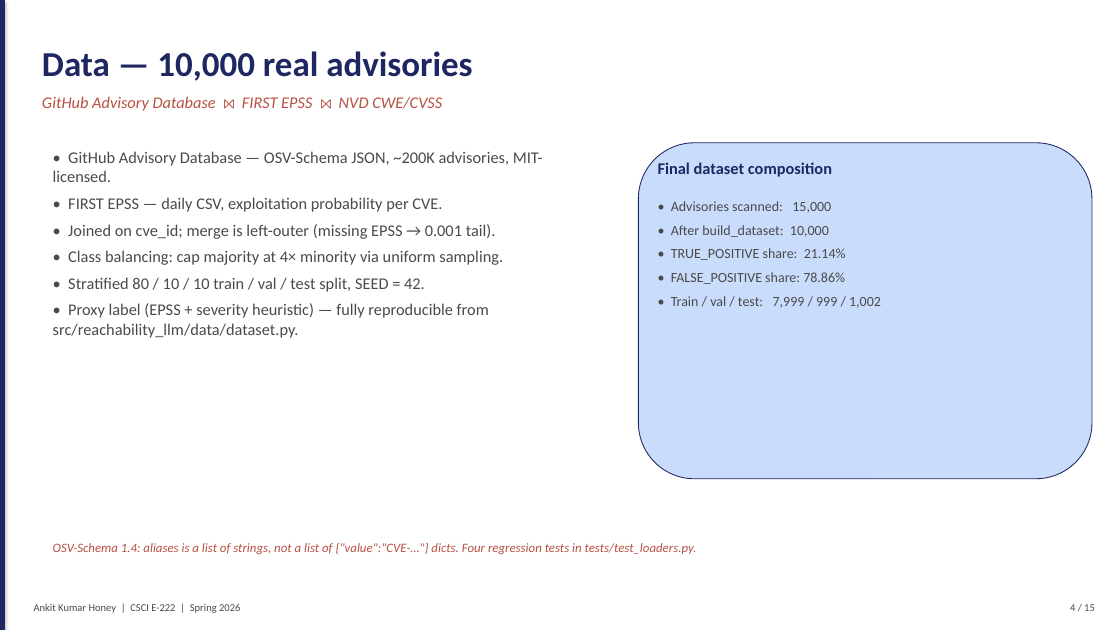
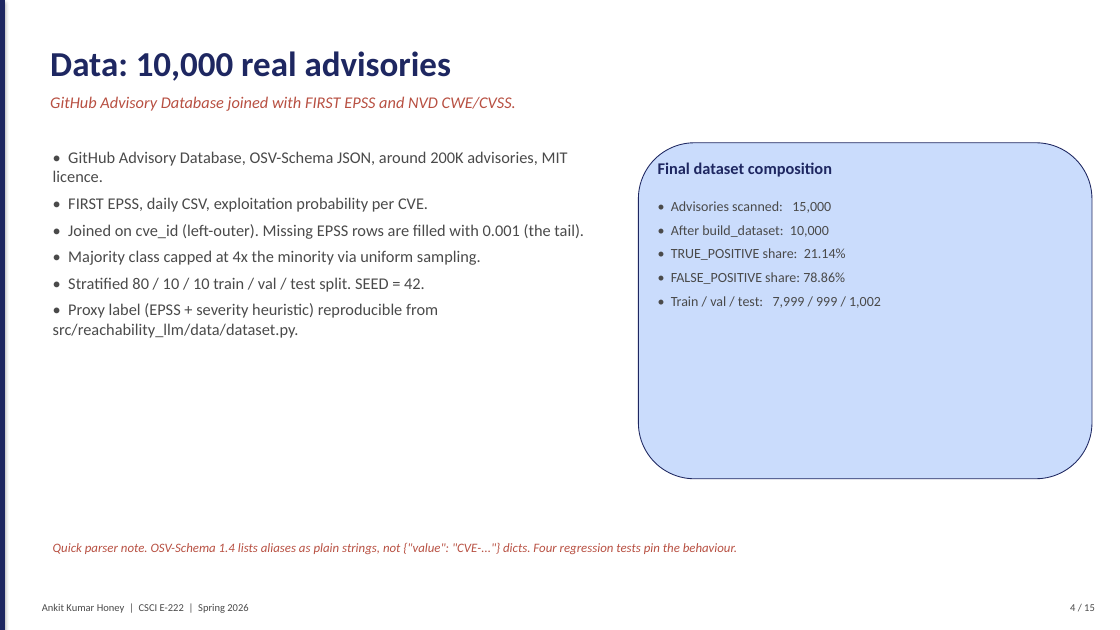
Before and after one commit to honeyankit/reachability-llm, a slide deck: slide 4 of reports/FalsePositive_SupplyChain_Honey.pptx. Drawn at 1120x630 pixels with LibreOffice and Linux fonts; fonts in the diff are those of the drawing. Boxes give left, top, right and bottom in pixels: in the first picture for what was removed or moved away, otherwise in the second. Text is boxed around its words. In the diff, an @@ line names an element or a change of style, - is before the commit and + after.

```diff
--- a/reports/FalsePositive_SupplyChain_Honey.pptx
+++ b/reports/FalsePositive_SupplyChain_Honey.pptx
@@ text at (x1=50, y1=51, x2=451, y2=81): text changed @@
-Data — 10,000 real advisories
+Data: 10,000 real advisories
@@ text at (x1=50, y1=96, x2=516, y2=111): text changed @@
-GitHub Advisory Database ⨝ FIRST EPSS ⨝ NVD CWE/CVSS
+GitHub Advisory Database joined with FIRST EPSS and NVD CWE/CVSS.
@@ text at (x1=53, y1=151, x2=584, y2=338): text changed @@
-• GitHub Advisory Database — OSV-Schema JSON, ~200K advisories, MIT-licensed.
-• FIRST EPSS — daily CSV, exploitation probability per CVE.
-• Joined on cve_id; merge is left-outer (missing EPSS → 0.001 tail).
-• Class balancing: cap majority at 4× minority via uniform sampling.
-• Stratified 80 / 10 / 10 train / val / test split, SEED = 42.
-• Proxy label (EPSS + severity heuristic) — fully reproducible from src/reachability_llm/data/dataset.py.
+• GitHub Advisory Database, OSV-Schema JSON, around 200K advisories, MIT licence.
+• FIRST EPSS, daily CSV, exploitation probability per CVE.
+• Joined on cve_id (left-outer). Missing EPSS rows are filled with 0.001 (the tail).
+• Majority class capped at 4x the minority via uniform sampling.
+• Stratified 80 / 10 / 10 train / val / test split. SEED = 42.
+• Proxy label (EPSS + severity heuristic) reproducible from src/reachability_llm/data/dataset.py.
@@ text at (x1=53, y1=543, x2=737, y2=554): text changed @@
-OSV-Schema 1.4: aliases is a list of strings, not a list of {"value":"CVE-…"} dicts. Four regression tests in tests/test_loaders.py.
+Quick parser note. OSV-Schema 1.4 lists aliases as plain strings, not {"value": "CVE-..."} dicts. Four regression tests pin the behaviour.
@@ text "Ankit Kumar Honey | CSCI ..." moved from (x1=34, y1=604, x2=240, y2=613) to (x1=42, y1=603, x2=248, y2=613) @@
```
Also in this commit, not shown: 14 other slides changed, 3 other files.
